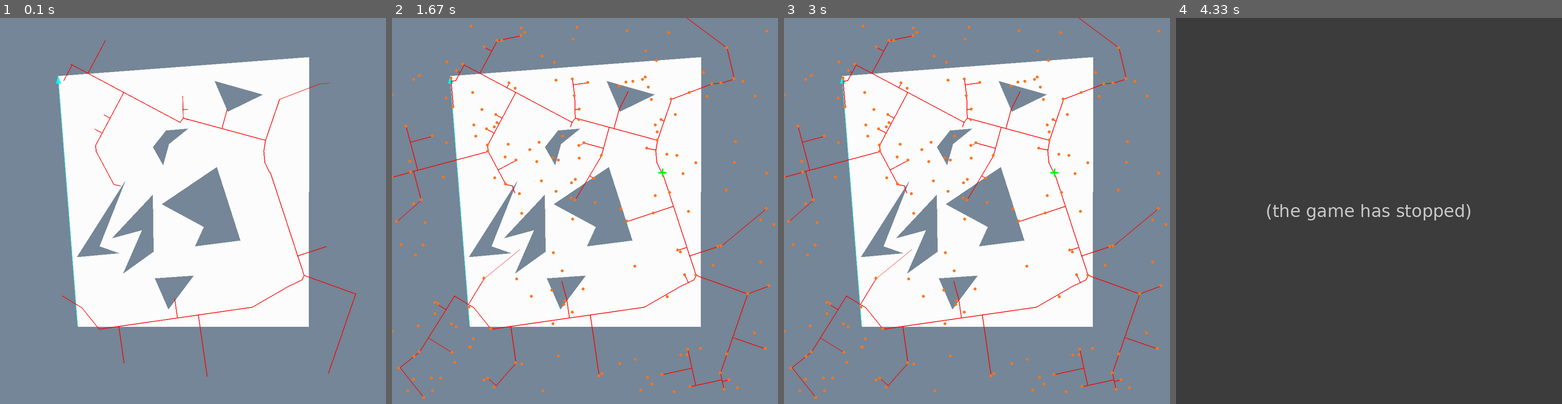
Above: before the commit, frames 1-4 (left to right).
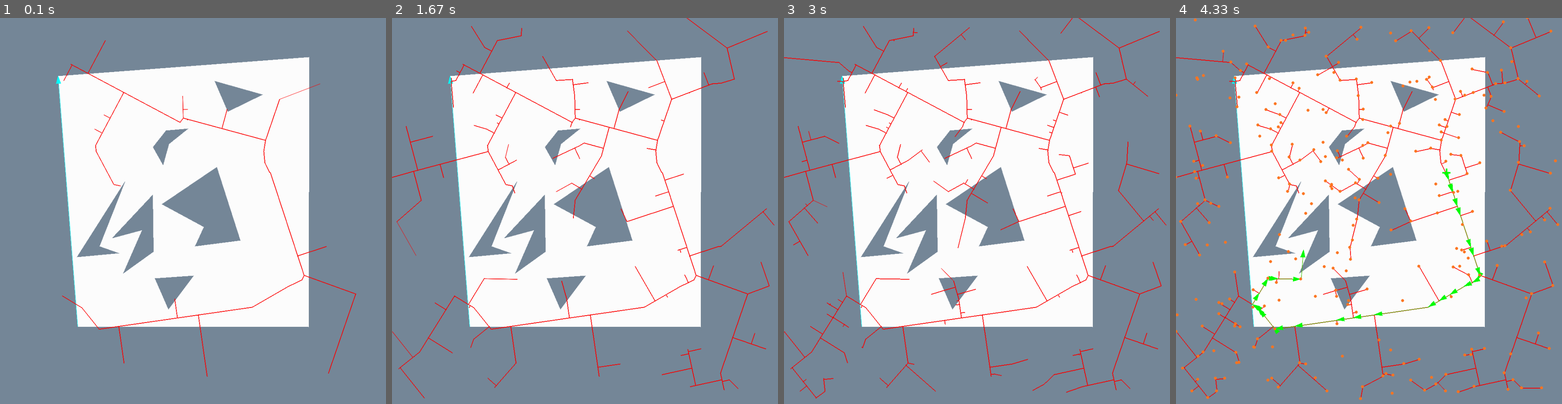
Above: after the commit, the same moments.

Repository: DoYouEvenStackSmash/planning-algorithms-exercises
Game: pygame game, started from src/ch5/random-dense-tree/tree_test.py
The game is run twice, just before and just after one commit, with the same random seed, the same clock (stepped at 60 frames per second) and the same inputs.
Inputs:
- Up to frame 1 (0.1 s): no input
- Up to frame 2 (1.67 s): no input
- Up to frame 3 (3 s): no input
- Up to frame 4 (4.33 s): no input

The runs differ from the first frame. In frame 1, less than 0.1% of the frame differs, in the area x 47-86%, y 16-24%; in frame 2, 1.6%; in frame 3, 2.2%; in frame 4, 100%, in the area x 0-100%, y 0-100%.
Before the commit the program exited at 4.08 s; later frames show no game.

Commit message:
added path finding for rdt

Diff:
--- /dev/null
+++ b/src/ch5/random-dense-tree/graph_processing.py
@@ -0,0 +1,121 @@
+#!/usr/bin/python3
+# from env_init import *
+import heapq
+
+
+class Edge:
+    def __init__(self, u, v, weight):
+        self.u = u
+        self.v = v
+        self.weight = weight
+
+    def __lt__(self, other):
+        return self.weight < other.weight
+
+
+def kruskal(edges):
+    cost = 0
+
+    tree_id = {}
+    for e in edges:
+        if e.u not in tree_id:
+            tree_id[e.u] = len(tree_id)
+        if e.v not in tree_id:
+            tree_id[e.v] = len(tree_id)
+
+    result = []
+
+    edges.sort()
+
+    for e in edges:
+        if tree_id[e.u] != tree_id[e.v]:
+            cost += e.weight
+            result.append(e)
+
+            old_id, new_id = tree_id[e.u], tree_id[e.v]
+            for i in list(tree_id):
+                if tree_id[i] == old_id:
+                    tree_id[i] = new_id
+    return result
+
+
+class Vtx:
+    def __init__(self):
+        self.color = 0
+        self.adj = []
+
+
+from collections import deque
+
+
+def build_inverted_tree(pair_list, start):
+    """Given an edge list of pairs, constructs a spanning tree rooted at start
+
+    Args:
+        pair_list (_type_): list of points
+        start (_type_): single point
+
+    Returns:
+        _type_: spanning tree as a list of edges
+    """
+    vlist = []
+    queue = deque()
+    vmap = {}
+    for p in pair_list:
+        a, b = p[0], p[1]
+        if a not in vmap:
+            vmap[a] = len(vmap)
+            vlist.append(Vtx())
+        if b not in vmap:
+            vmap[b] = len(vmap)
+            vlist.append(Vtx())
+        vlist[vmap[a]].adj.append(vmap[b])
+        vlist[vmap[b]].adj.append(vmap[a])
+    queue.append(vmap[start])
+    el = []
+    vl = list(vmap)
+    while queue:
+        idx = queue[0]
+        queue.popleft()
+        v = vlist[idx]
+        v.color = 1
+        for n in v.adj:
+            if vlist[n].color > 0:
+                continue
+            queue.append(n)
+            el.append([vl[n], vl[idx]])
+    return el
+
+
+def get_path(el, start, end):
+    """Given a rooted tree, solves for the shortest path (fewest number of edges
+        between start and end
+
+    Args:
+        el (_type_): edge list as pairs of points
+        start (_type_): single point
+        end (_type_): single point
+
+    Returns:
+        _type_: path, edge list as pairs of points
+    """
+    el.reverse()
+    c = 0
+    while el[c][0] != end:
+        c += 1
+    marker = c + 1
+    hold = c
+    path = []
+    while 1:
+        e = [el[hold][1], el[hold][0]]
+        path.append(e)
+        if el[hold][1] == start:
+            e = [el[hold][1], el[hold][0]]
+            path.append(e)
+            break
+        while el[marker][0] != el[hold][1]:
+            marker += 1
+        hold = marker
+        marker = marker + 1
+    path.reverse()
+    return path
--- a/src/ch5/random-dense-tree/helpers.py
+++ b/src/ch5/random-dense-tree/helpers.py
@@ -103,7 +103,7 @@
       return -1
 
     eCN = cart2complex(N, C)
-    alpha = abs(ang(eCN / eCT))
+    alpha = ang(eCN / eCT)
     mdist = ndist / np.cos(alpha)
 
     # Calculate the point M and return the intersecting distance
@@ -230,6 +230,7 @@
     return flag
 
 
+
 def test_for_intersection(A, B, C, theta):
     """
     Test function for determining whether vector at origin C with angle theta
--- a/src/ch5/random-dense-tree/tree_test.py
+++ b/src/ch5/random-dense-tree/tree_test.py
@@ -7,7 +7,7 @@
 import time
 import sys
 import numpy as np
-
+from graph_processing import *
 sys.path.append("./support")
 sys.path.append("./DCEL")
 from helpers import *
@@ -31,11 +31,12 @@
 
 
 def ml(screen, start, goal, obs_edge_set):
-    input_points = get_rand_sequence(400)
+    input_points = get_rand_sequence(600)
     vlist = [V(start)]
     edge_set = set()
-    rng = np.random.default_rng(32345)
+    rng = np.random.default_rng(12345)
     rand_val = lambda: (int(rng.uniform(0, 100)))
+    reversed(input_points)
     for i in range(len(input_points)):
         tpt = input_points[i]
         if rand_val() == 1:
@@ -59,7 +60,17 @@
             pafn.frame_draw_line(screen, (p1,p2),pafn.colors["red"])
         pygame.display.update()
         if tpt == goal and flag:
-            print(i)
+            el = list(edge_set)
+            # sortkey = lambda e:e[0]
+            # el = sorted(el, key=sortkey)
+            el = build_inverted_tree(el, 0)
+            print(el)
+            pth = get_path(el, 0, len(vlist)-1)
+            for p in pth:
+                print(p)
+                pafn.frame_draw_ray(screen, vlist[p[0]].pt, vlist[p[1]].pt, pafn.colors["green"])
+            pygame.display.update()
+
             break
 
 
@@ -69,7 +80,7 @@
 edge_vtx = lambda e: e.get_source_vertex()
 
 def main():
-    pl = get_rand_sequence(200)
+    pl = get_rand_sequence(300)
 
     pygame.init()
     screen = pafn.create_display(1000, 1000)
@@ -87,9 +98,11 @@
     # el =
     # screen = pafn.create_display(1000, 1000)
     draw_face(screen, dcel, ID)
+    pygame.display.update()
     s = (330,600)
     g = (700,400)
     ml(screen, g,s,obs_edge_set)
+
     pafn.frame_draw_cross(screen, g, pafn.colors["green"])
     for p in pl:
         pafn.frame_draw_dot(screen, p, pafn.colors["tangerine"])
